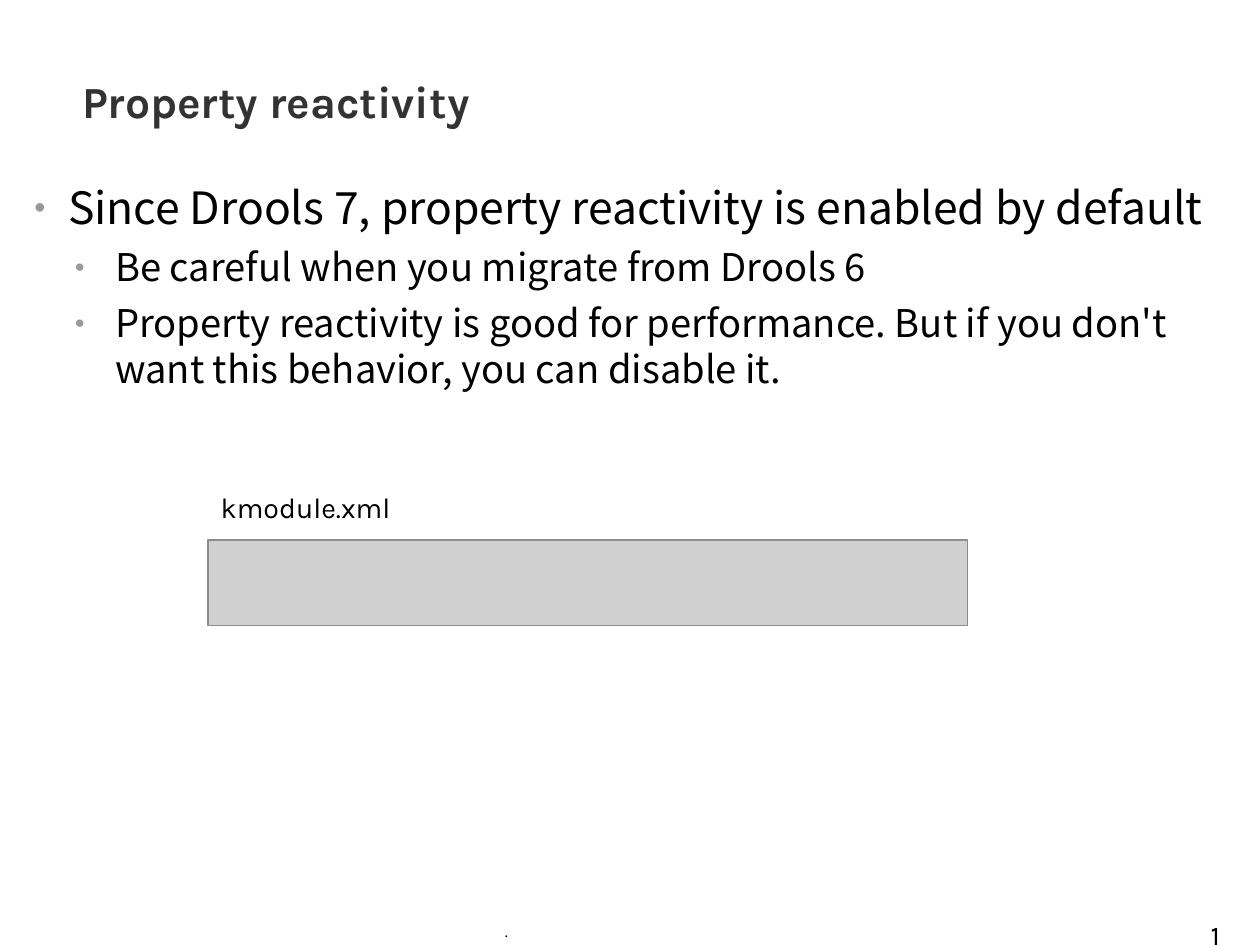
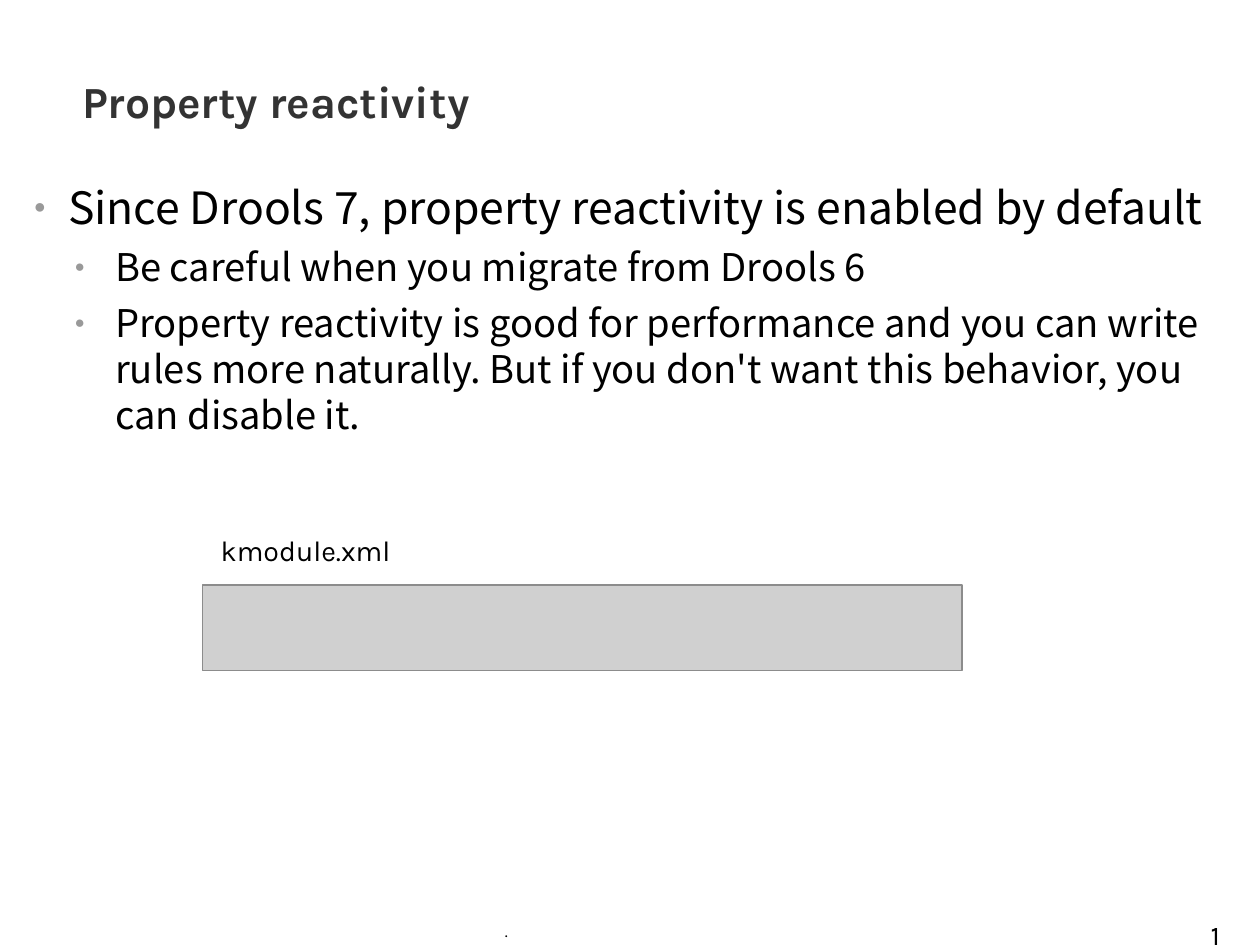
Before and after one commit to tkobayas/kie-live, a slide deck: slide 11 of 2021_Drools_trouble_shooting.odp. Drawn at 1260x945 pixels with LibreOffice and Linux fonts; fonts in the diff are those of the drawing; grey boxes stand for pictures; background and template pictures are left out. Boxes give left, top, right and bottom in pixels: in the first picture for what was removed or moved away, otherwise in the second. Text is boxed around its words. In the diff, an @@ line names an element or a change of style, - is before the commit and + after.

Commit message:
minor update

```diff
--- a/2021_Drools_trouble_shooting.odp
+++ b/2021_Drools_trouble_shooting.odp
@@ text at (x1=115, y1=306, x2=1199, y2=430): text changed @@
-  ● Property reactivity is good for performance. But if you don't want this behavior, you can disable it.
+  ● Property reactivity is good for performance and you can write rules more naturally. But if you don't want this behavior, you can disable it.
@@ text "kmodule.xml" moved from (x1=221, y1=498, x2=391, y2=519) to (x1=221, y1=541, x2=391, y2=562) @@
@@ picture moved from (x1=208, y1=540, x2=968, y2=625) to (x1=202, y1=585, x2=963, y2=671) @@
```
Also in this commit, not shown: 4 other slides changed.
